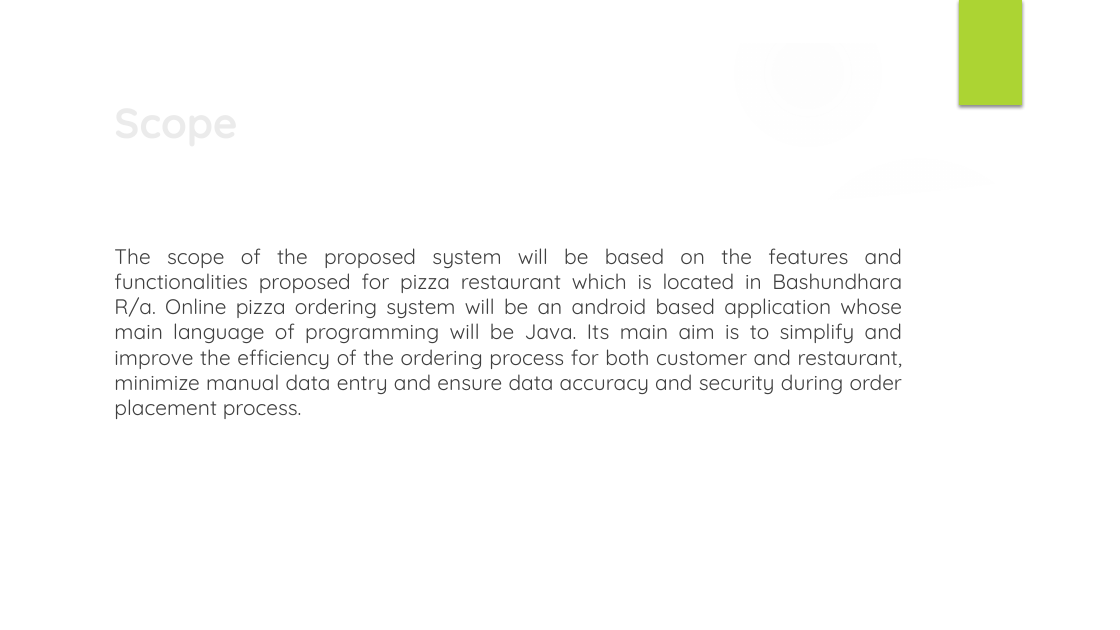
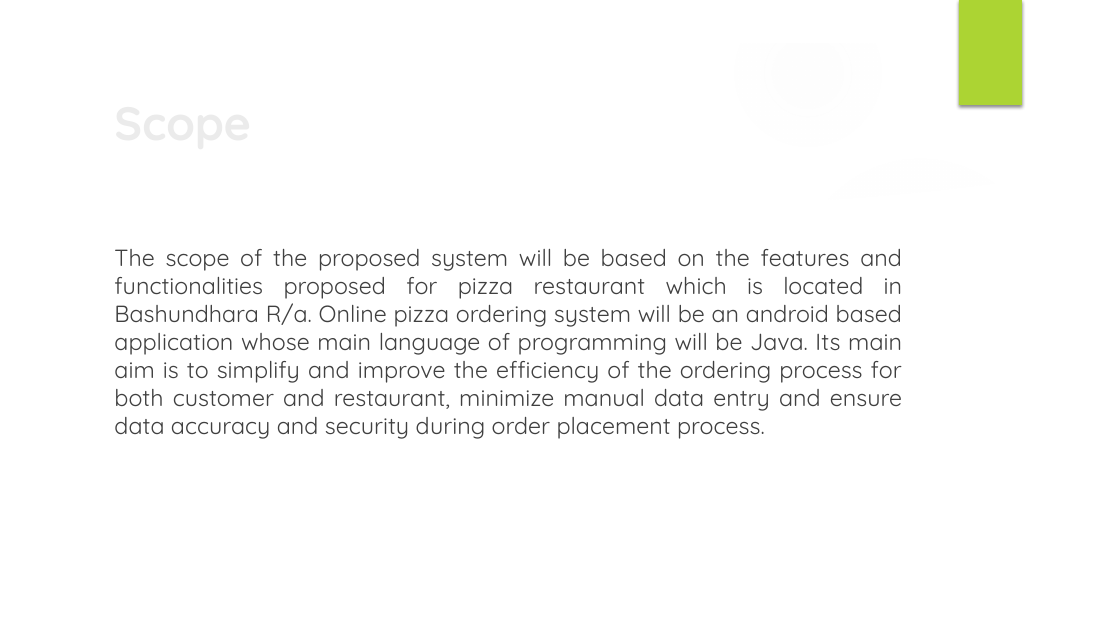
Before and after one commit to nsuspring2019cse299sec4/Group-7, a slide deck: slide 4 of Documentation/Proposal/Proposal_Group7.pptx. Drawn at 1120x630 pixels with LibreOffice and Linux fonts; fonts in the diff are those of the drawing; background and template pictures are left out. Boxes give left, top, right and bottom in pixels: in the first picture for what was removed or moved away, otherwise in the second. Text is boxed around its words. In the diff, an @@ line names an element or a change of style, - is before the commit and + after.

```diff
--- a/Documentation/Proposal/Proposal_Group7.pptx
+++ b/Documentation/Proposal/Proposal_Group7.pptx
@@ title "Scope" at (106,89,911,154): size 36 to 40 pt @@
@@ text "The scope of the proposed ..." at (114,249,902,439): size 18 to 20 pt @@
```
Also in this commit, not shown: 10 other slides changed.
